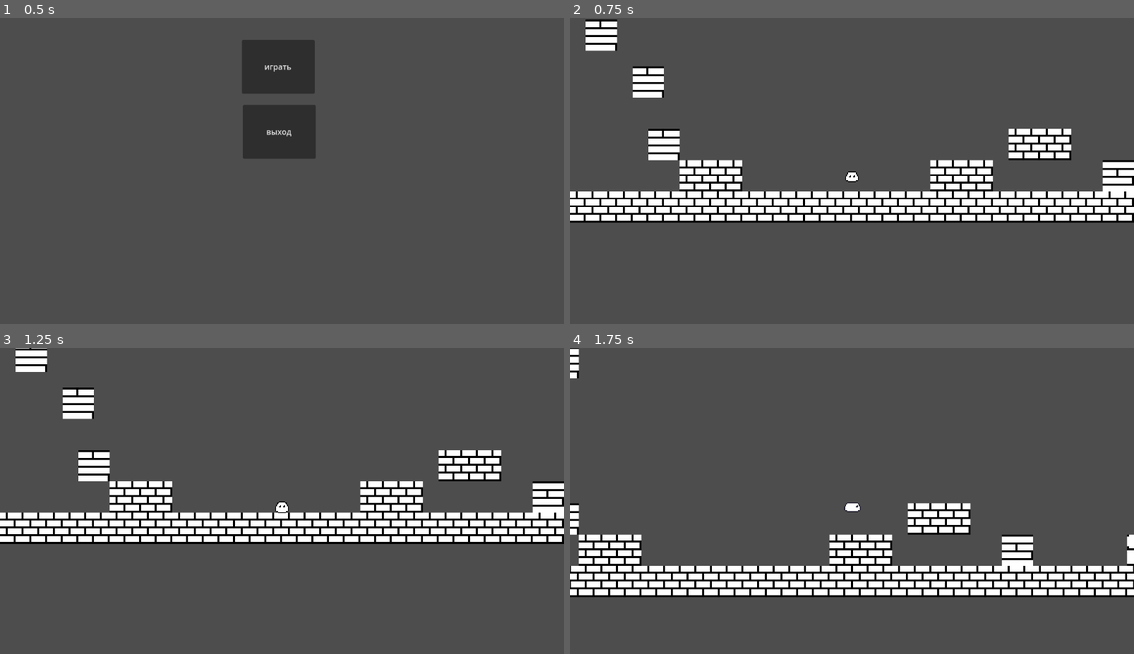
Above: before the commit, frames 1-4 (two rows, left to right).
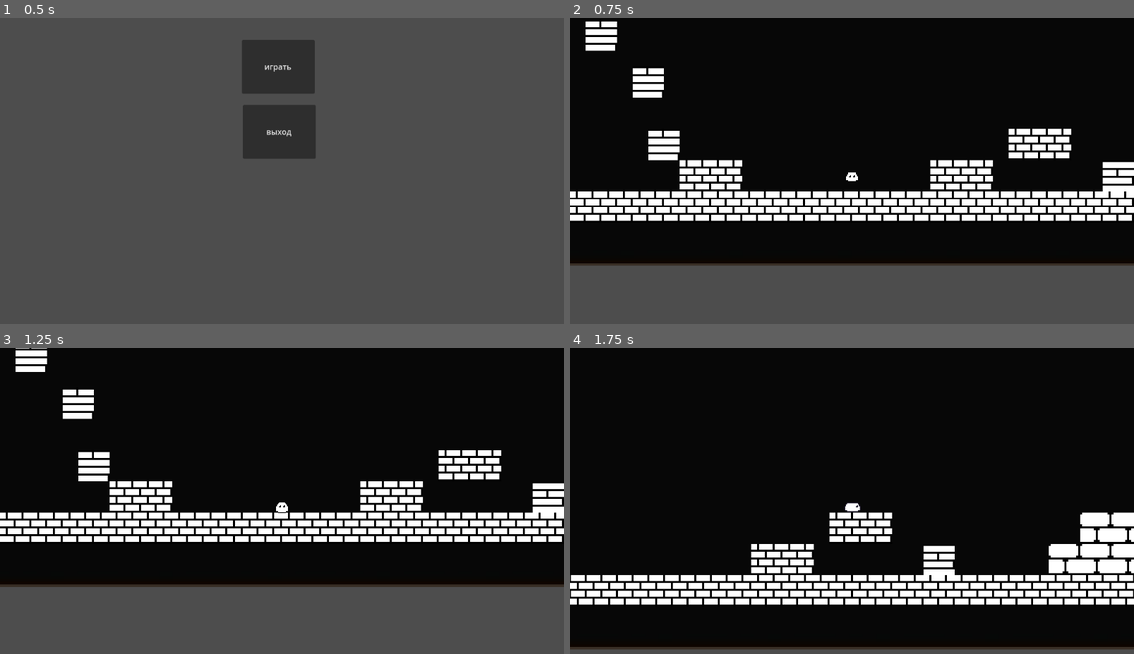
Above: after the commit, the same moments.

Repository: Praroditel/Proekt
Game: Godot game, scene res://control.tscn
Same seed, same stepped clock (60 frames per second), same inputs: the game is played once before the commit and once after it.
Inputs:
- Up to frame 1 (0.5 s): no input
- Up to frame 2 (0.75 s): click "играть" at 0.5 s
- Up to frame 3 (1.25 s): no input
- Up to frame 4 (1.75 s): tap Enter (ui_accept) at 1.25, 1.52 s; hold Right (ui_right) from 1.28 s (still down); hold Shift (shift) from 1.28 s (still down)

Frame 1 is identical in both runs. In frame 2, 65% of the frame differs, in the area x 0-100%, y 0-81%; in frame 3, 62%; in frame 4, 93%, in the area x 0-100%, y 0-99%.

Commit message:
Add files via upload

Diff:
--- a/да/Slime.tscn
+++ b/да/Slime.tscn
@@ -156,3 +156,8 @@
 position = Vector2(499, 224)
 sprite_frames = SubResource("SpriteFrames_4fnoy")
 animation = &"Влево ходьба"
+
+[node name="Timer" type="Timer" parent="."]
+wait_time = 2.47
+
+[connection signal="timeout" from="Timer" to="." method="_on_timer_timeout"]
--- a/да/character_body_2d.gd
+++ b/да/character_body_2d.gd
@@ -4,39 +4,62 @@
 const SPEED = 300.0
 const JUMP_VELOCITY = -350.0
 var anim2 = true
-var рывок = 2000
+var рывок = 40
 var исп_рывок = true
 var rivok_direction = Vector2.ZERO
+var TIMER = false
 
 
 
+func _ready() -> void:
+	var TIMER2 = get_node("Timer")
+	TIMER2.timeout.connect(_on_timer_timeout)
 func _physics_process(delta: float) -> void:
 	if not is_on_floor():
 		velocity += get_gravity() * delta
 
-	var direction2 = Input.get_axis("ui_left", "ui_right")
-	if Input.is_action_pressed("ui_left"):
-		rivok_direction = Vector2.LEFT
-		velocity.x = direction2 * рывок
+	var direction = Input.get_axis("ui_left", "ui_right")
 
-	elif Input.is_action_pressed("ui_right"):
-		rivok_direction = Vector2.RIGHT
-		velocity.x = direction2 * рывок
+
+
 
 
 	if Input.is_action_just_pressed("ui_accept") and is_on_floor():
 		velocity.y = JUMP_VELOCITY
 
-
-	var direction := Input.get_axis("ui_left", "ui_right")
 	if direction:
 		velocity.x = direction * SPEED
 		anim.play("Ходьба")
 		anim2 = false
+		if direction == -1 and Input.is_action_pressed("shift") and исп_рывок == true:
+			rivok_direction = Vector2.LEFT
+			velocity.x = direction * рывок * SPEED
+			исп_рывок = false
+			if TIMER == false:
+				$Timer.wait_time=1
+				$Timer.start()
+				TIMER = true
+			#if  исп_рывок == false:
+			#	get_tree().create_timer(2).timeout
+				#исп_рывок = true
+
+
+
+
+		if direction == 1 and Input.is_action_pressed("shift") and исп_рывок:
+			rivok_direction = Vector2.RIGHT
+			velocity.x = direction * рывок * SPEED
+			исп_рывок = false
+			if TIMER == false:
+				$Timer.wait_time=3
+				$Timer.start()
+				TIMER = true
+			#await get_tree().create_timer(2).timeout
+			#исп_рывок = true
+
 	else:
 		velocity.x = move_toward(velocity.x, 0, SPEED)
 		anim2= true
-
 
 	if anim2:
 		anim.play("Стою")
@@ -44,13 +67,10 @@
 		$AnimatedSprite2D.flip_h = true
 	else:
 		$AnimatedSprite2D.flip_h = false
-	dach()
 	move_and_slide()
-
-func dach():#рывок
-	if Input.is_action_just_pressed("shift") and исп_рывок :
-		velocity = rivok_direction.normalized() * 3000
-		исп_рывок = false
-		await get_tree().create_timer(2).timeout
-		print("5")
+func _on_timer_timeout() -> void:
+	if TIMER == true:
+	#	исп_рывок = true
+		print("GG")
 		исп_рывок = true
+		TIMER = false
--- a/да/node_2d.tscn
+++ b/да/node_2d.tscn
@@ -1,8 +1,9 @@
-[gd_scene load_steps=6 format=3 uid="uid://32h8438fgoq0"]
+[gd_scene load_steps=7 format=3 uid="uid://32h8438fgoq0"]
 
 [ext_resource type="Script" path="res://Mir.gd" id="1_o83cr"]
 [ext_resource type="Texture2D" uid="uid://5smd1wbwwtod" path="res://u+7kca.png" id="2_qt00n"]
 [ext_resource type="PackedScene" uid="uid://b3344ohd1675x" path="res://Slime.tscn" id="3_jder0"]
+[ext_resource type="Texture2D" uid="uid://ixj1ak18762o" path="res://1473685252276134903.jpg" id="4_2vo18"]
 
 [sub_resource type="TileSetAtlasSource" id="TileSetAtlasSource_hhrvt"]
 texture = ExtResource("2_qt00n")
@@ -7194,6 +7195,13 @@
 [node name="Node2D" type="Node2D"]
 script = ExtResource("1_o83cr")
 
+[node name="1473685252276134903" type="TextureRect" parent="."]
+offset_left = -1084.0
+offset_top = -589.0
+offset_right = 2251.0
+offset_bottom = 684.0
+texture = ExtResource("4_2vo18")
+
 [node name="TileMap" type="TileMap" parent="."]
 tile_set = SubResource("TileSet_sy27c")
 format = 2
@@ -7201,3 +7209,5 @@
 
 [node name="CharacterBody2D" parent="." instance=ExtResource("3_jder0")]
 position = Vector2(-179, 357)
+
+[node name="ParallaxBackground" type="ParallaxBackground" parent="."]
Not shown, added: да/addons/SignalVisualizer-502d619306cda1f564b2b4e8d0e595c671784688/Demos/CharacterBody2D.gd
Not shown, added: да/addons/SignalVisualizer-502d619306cda1f564b2b4e8d0e595c671784688/Demos/Demo1.gd
Not shown, added: да/addons/SignalVisualizer-502d619306cda1f564b2b4e8d0e595c671784688/Demos/Demo1.tscn
Not shown, added: да/addons/SignalVisualizer-502d619306cda1f564b2b4e8d0e595c671784688/Demos/Demo2.gd
Not shown, added: да/addons/SignalVisualizer-502d619306cda1f564b2b4e8d0e595c671784688/Demos/Demo2.tscn
Not shown, added: да/addons/SignalVisualizer-502d619306cda1f564b2b4e8d0e595c671784688/Demos/Demo3.gd
Not shown, added: да/addons/SignalVisualizer-502d619306cda1f564b2b4e8d0e595c671784688/Demos/Demo3.tscn
Not shown, added: да/addons/SignalVisualizer-502d619306cda1f564b2b4e8d0e595c671784688/addons/SignalVisualizer/Clear.svg
Not shown, added: да/addons/SignalVisualizer-502d619306cda1f564b2b4e8d0e595c671784688/addons/SignalVisualizer/Clear.svg.import
Not shown, added: да/addons/SignalVisualizer-502d619306cda1f564b2b4e8d0e595c671784688/addons/SignalVisualizer/Common/signal_connection.gd
Not shown, added: да/addons/SignalVisualizer-502d619306cda1f564b2b4e8d0e595c671784688/addons/SignalVisualizer/Common/signal_description.gd
Not shown, added: да/addons/SignalVisualizer-502d619306cda1f564b2b4e8d0e595c671784688/addons/SignalVisualizer/Common/signal_graph.gd
(and 37 more such lines)
